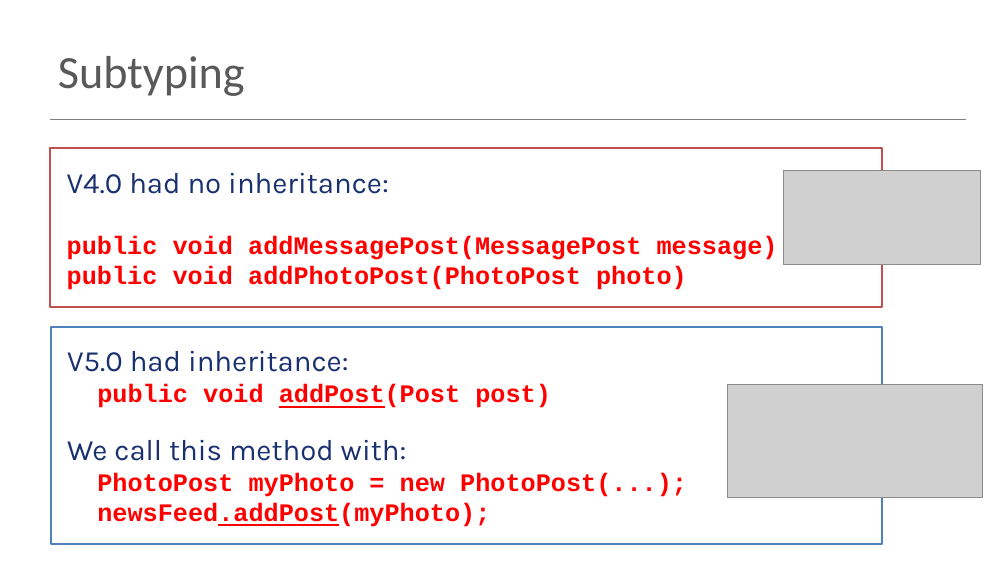
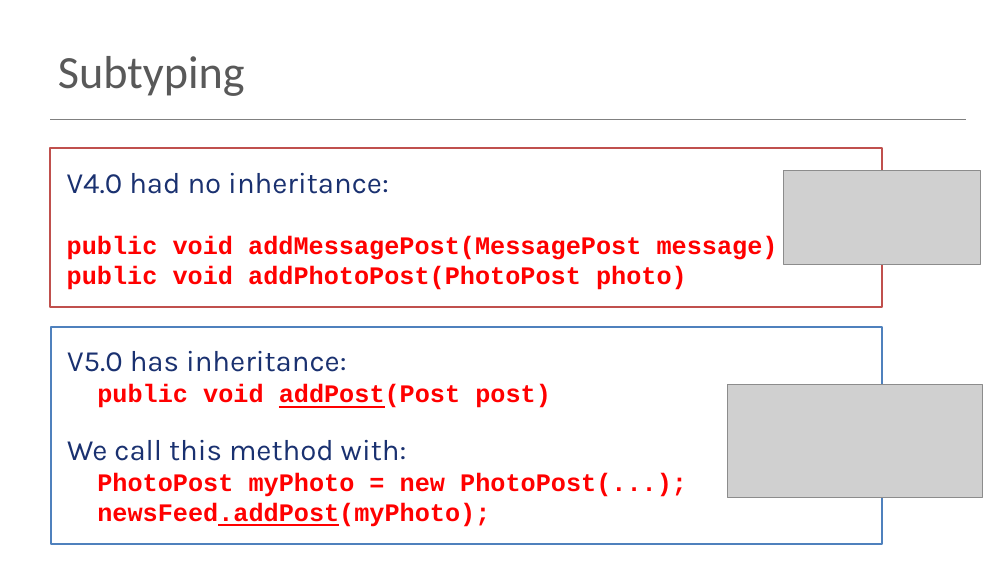
Before and after one commit to Programming-Fundamentals-SETU/prog-fund-2-jan-26, a slide deck: slide 8 of topic08-inheritance/unit-08a-lectures/talk-4-subtyping-substitution/a-subtyping-substitution.pptx. Drawn at 1008x567 pixels with LibreOffice and Linux fonts; fonts in the diff are those of the drawing; grey boxes stand for pictures. Boxes give left, top, right and bottom in pixels: in the first picture for what was removed or moved away, otherwise in the second. Text is boxed around its words. In the diff, an @@ line names an element or a change of style, - is before the commit and + after.

```diff
--- a/topic08-inheritance/unit-08a-lectures/talk-4-subtyping-substitution/a-subtyping-substitution.pptx
+++ b/topic08-inheritance/unit-08a-lectures/talk-4-subtyping-substitution/a-subtyping-substitution.pptx
@@ text in rectangle at box(67, 351, 347, 372): text changed @@
-V5.0 had inheritance:
+V5.0 has inheritance:
```
Also in this commit, not shown: 4 other slides changed, 7 other files.
